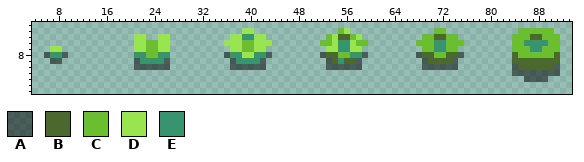
Sprite sheet: static/textures/crop1.png. That is the earlier state.
The file is 96x16 pixels. Shown: x 4..93, y 3..14.
Palette (. is transparent): A #00000080  B #4b692f  C #6abe30  D #99e550  E #37946e
Pixels before, first column x 6:
 4 .................................DD..............CD..............CC............CCCCCC.
 5 ...............DD..DD..........DDEEDD..........CDBBCD..........CCBBCC.........CCCBBCCC
 6 ...............DDCCDD.........DDDCCDDD........CCDEEDCC........CCCEECCC........CCEEEECC
 7 .DD............DDCCDD..........DDCCDD..........DDEEDD..........CCEECC.........CCCEECCC
 8 AEEA...........EECCEE.........AEEDDEEA........ABBCCEEA........ABBCCBBA........BCCCCCCB
 9 .AA............AEEEEA..........AEEEEA..........ABEBBA..........ABBBBA.........BBBBBBBB
10 ...............AAAAAA..........AAAAAA..........AAAAAA..........AAAAAA.........ABBBBBBA
11 ..............................................................................AAAAAAAA
12 ................................................................................AAAA..
And afterwards:
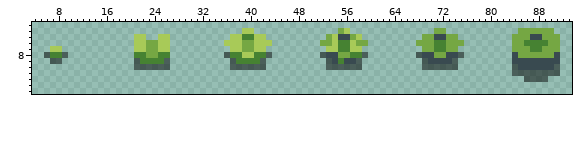
The edit:
colour B: #4b692f -> #394a50
colour C: #6abe30 -> #75a743
colour D: #99e550 -> #a8ca58
colour E: #37946e -> #468232
Changed places in both pictures, as pixel boxes (x1, y1, x2, y2):
changed: (224, 28, 272, 64)
changed: (320, 28, 368, 64)
changed: (416, 28, 464, 64)
changed: (512, 28, 560, 70)
changed: (134, 34, 170, 64)
changed: (50, 46, 62, 58)
